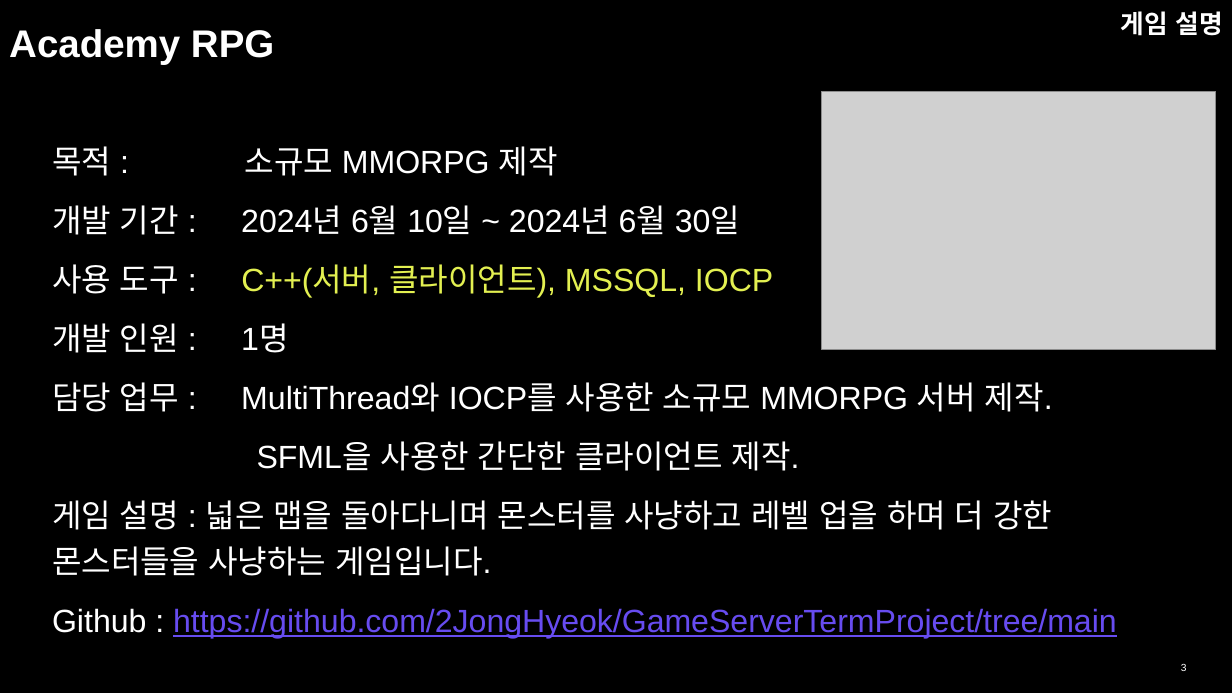
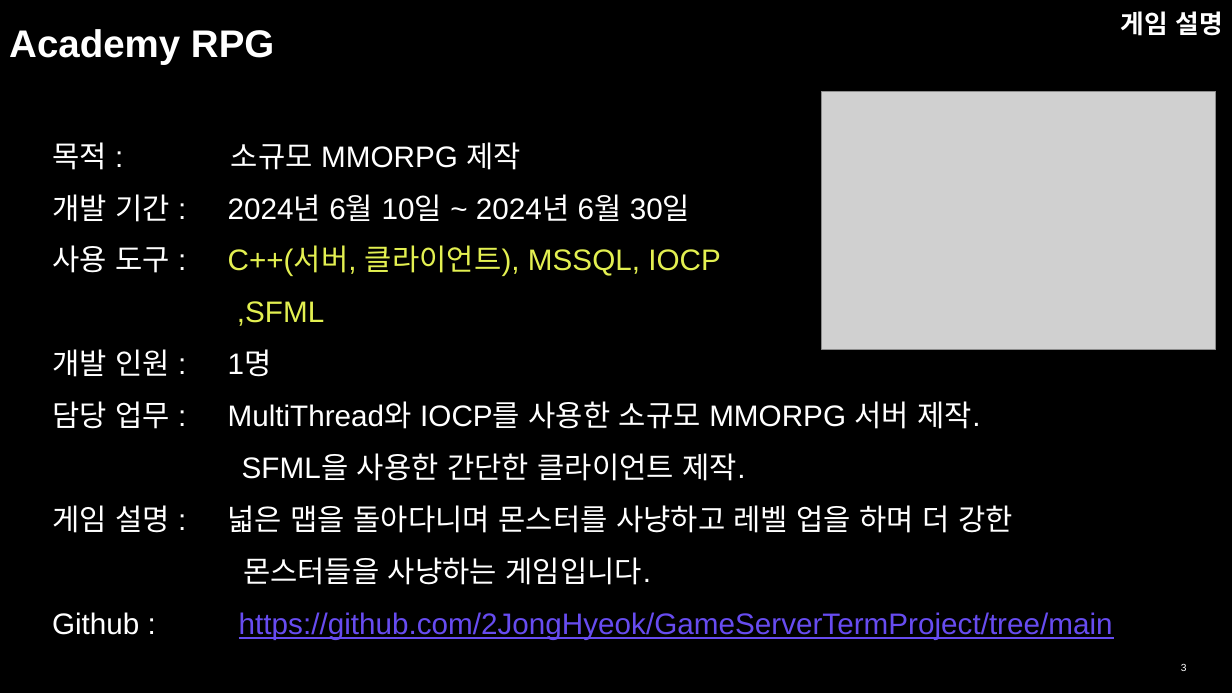
Before and after one commit to NewbieProgrammerCrew/graduation-project, a slide deck: slide 3 of 포트폴리오/이종혁 포트폴리오.pptx. Drawn at 1232x693 pixels with LibreOffice and Linux fonts; fonts in the diff are those of the drawing; grey boxes stand for pictures. Boxes give left, top, right and bottom in pixels: in the first picture for what was removed or moved away, otherwise in the second. Text is boxed around its words. In the diff, an @@ line names an element or a change of style, - is before the commit and + after.

```diff
--- a/포트폴리오/이종혁 포트폴리오.pptx
+++ b/포트폴리오/이종혁 포트폴리오.pptx
@@ text at (52, 142, 1113, 640): size 25 to 23.1 pt in "목적 : 소규모 MMORPG 제작", "개발 기간 : 2024년 6월 10일 ~ ...", "사용 도구 : C++(서버, 클라이언트), MSSQL, IOCP", "개발 인원 : 1명" and 3 more places; line spacing 1.2 to 1.1 @@
@@ text at (237, 301, 324, 326): paragraph added @@
+,SFML
@@ text at (52, 505, 1013, 585): text changed; size 25 to 23.1 pt @@
-게임 설명 : 넓은 맵을 돌아다니며 몬스터를 사냥하고 레벨 업을 하며 더 강한 몬스터들을 사냥하는 게임입니다.
+게임 설명 : 넓은 맵을 돌아다니며 몬스터를 사냥하고 레벨 업을 하며 더 강한
+몬스터들을 사냥하는 게임입니다.
```
Also in this commit, not shown: 12 other slides changed, 9 slides added, 4 slides removed.
